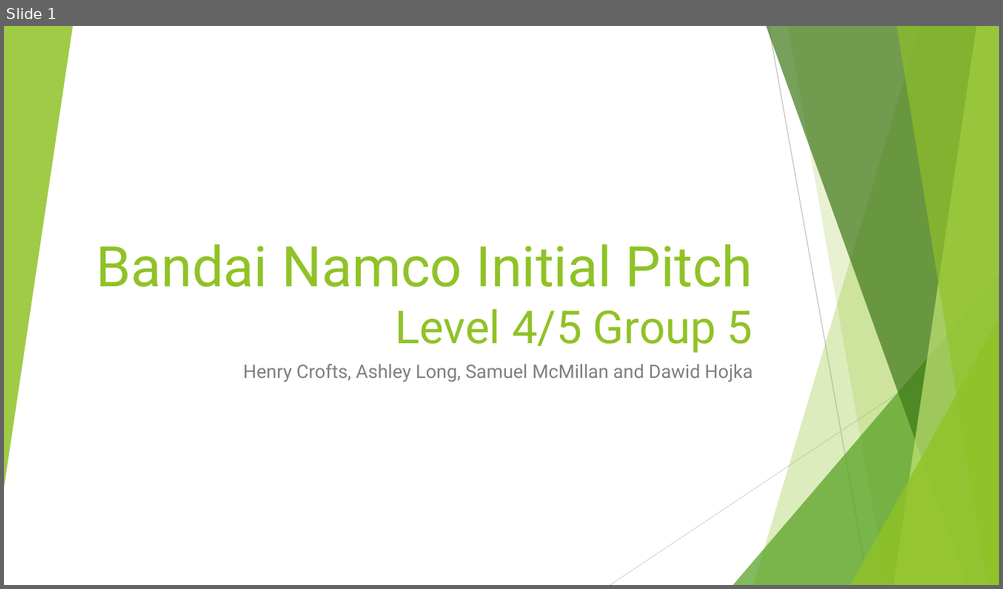
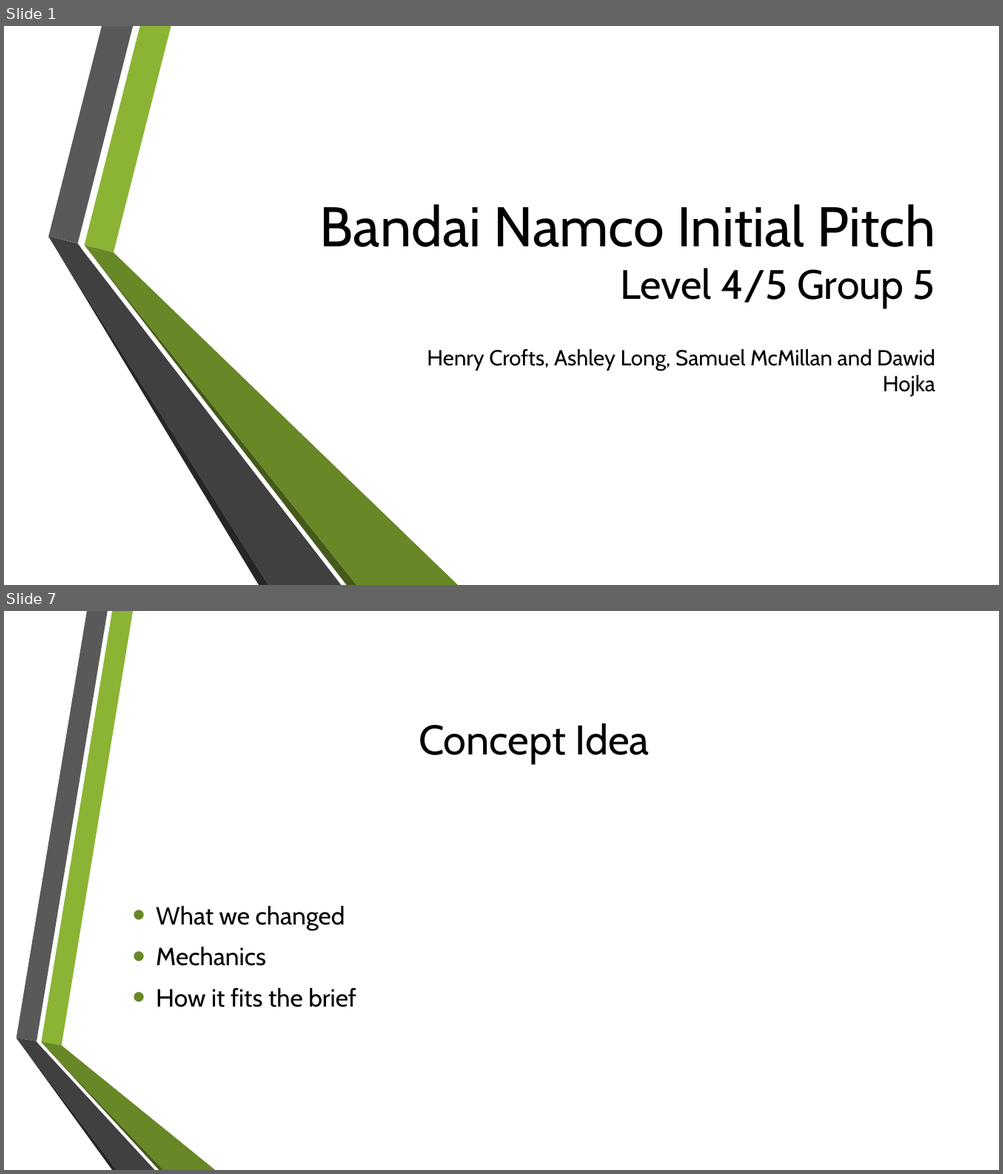
Before and after one commit to UoSGroupProjects1718/mgp-mpg-group-5, a slide deck: Management/Presentations/Initial presentation.pptx. Shown one above the other, each under a label of ours: slide 1 before the commit, slides 1 and 7 after it; the slides between them are not shown. The pictures are 1003x589 and 1003x1174 pixels, drawn with LibreOffice and Linux fonts; fonts in the diff are those of the drawing; background and template pictures are left out. Boxes give left, top, right and bottom in pixels: in the first picture for what was removed or moved away, otherwise in the second. Text is boxed around its words. In the diff, an @@ line names an element or a change of style, - is before the commit and + after.

Commit message:
Updated presentation
Henry

```diff
--- a/Management/Presentations/Initial presentation.pptx
+++ b/Management/Presentations/Initial presentation.pptx
@@ slide 7 added at [4,611,999,1170], background picture (left out) @@
@@ title added at [418,723,649,764], 40 pt, text #000000 @@
+Concept Idea
@@ text added at [156,906,356,1008], 24 pt, text #000000 @@
+• What we changed
+• Mechanics
+• How it fits the brief
@@ group added at [16,611,215,1170]: 6 freeform shapes @@
@@ slide 1 changed as well @@
@@ group removed at [4,26,999,585]: 8 freeform shapes, 2 lines @@
@@ title "Bandai Namco Initial Pitch Level ...": place and size @@
-title "Bandai Namco Initial Pitch Level ..." at [96,244,753,353]
+title "Bandai Namco Initial Pitch Level ..." at [320,204,935,308]
@@ title "Bandai Namco Initial Pitch Level ..." at [320,204,935,308]: size 44 to 39.6 pt in "Level 4/5 Group 5"; font Roboto to Cabin, text colour #90C226 to #000000 @@
@@ group added at [48,26,458,585]: 6 freeform shapes @@
@@ subtitle "Henry Crofts, Ashley Long, Samuel ...": place and size @@
-subtitle "Henry Crofts, Ashley Long, Samuel ..." at [243,364,753,383]
+subtitle "Henry Crofts, Ashley Long, Samuel ..." at [427,349,935,397]
@@ subtitle "Henry Crofts, Ashley Long, Samuel ..." at [427,349,935,397]: size 18 to 21 pt, font Roboto to Cabin, text colour #7F7F7F to #000000 @@
```
Also in this commit, not shown: 2 other slides changed, 6 other slides added, 8 slides removed, 1 other file.
